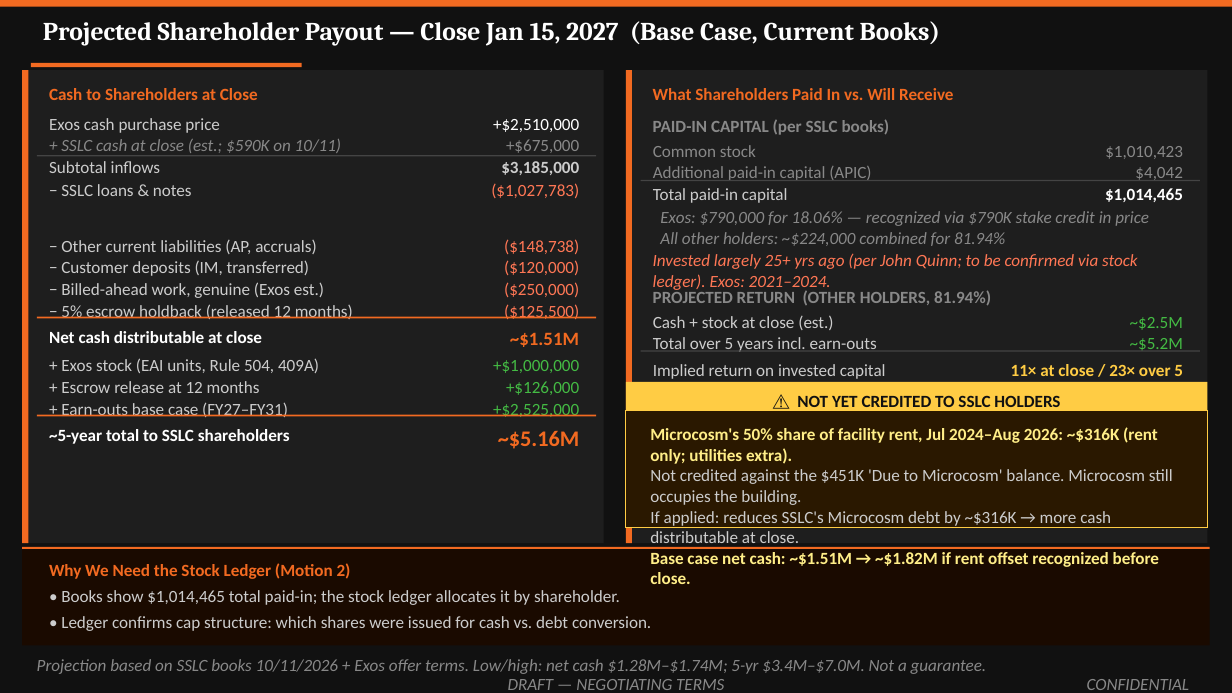
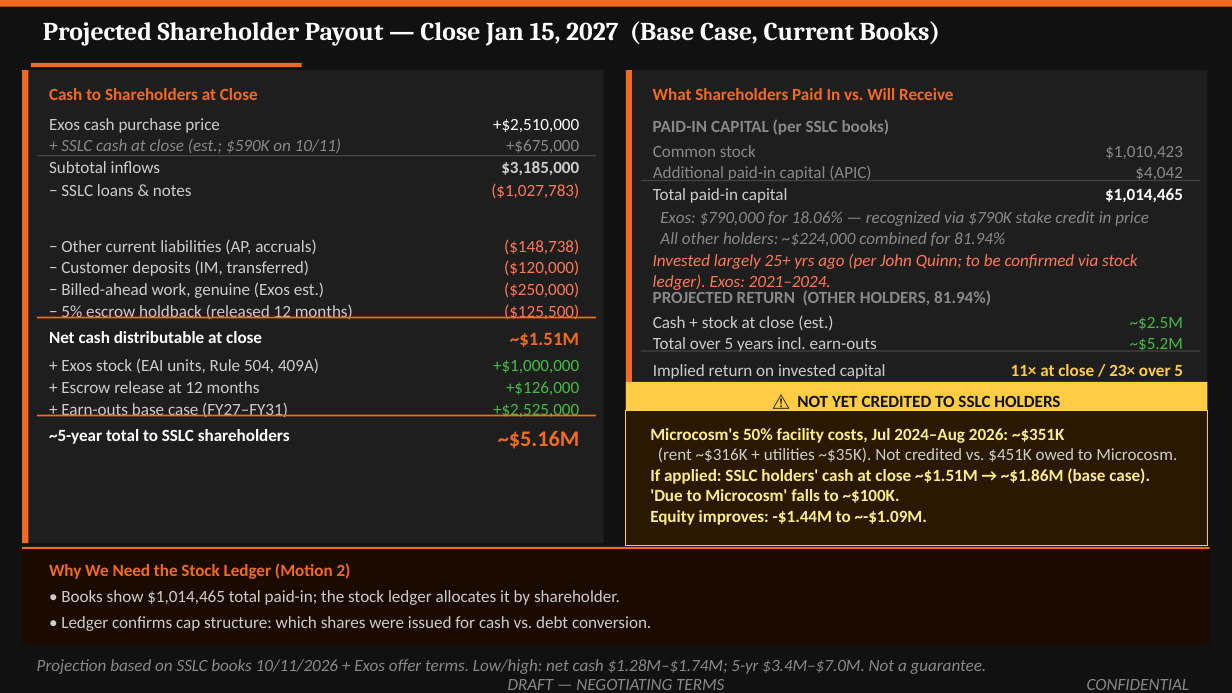
Before and after one commit to ExosAerospace/workspace, a slide deck: slide 11 of drafts/Exos_SSLC_Board_Offer_Overview_2026-10-10_r2.pptx. Drawn at 1232x693 pixels with LibreOffice and Linux fonts; fonts in the diff are those of the drawing. Boxes give left, top, right and bottom in pixels: in the first picture for what was removed or moved away, otherwise in the second. Text is boxed around its words. In the diff, an @@ line names an element or a change of style, - is before the commit and + after.

```diff
--- a/drafts/Exos_SSLC_Board_Offer_Overview_2026-10-10_r2.pptx
+++ b/drafts/Exos_SSLC_Board_Offer_Overview_2026-10-10_r2.pptx
@@ rectangle: place and size @@
-rectangle at (626, 410, 1207, 527)
+rectangle at (626, 410, 1207, 546)
@@ text at (650, 428, 1177, 525): text changed; text colour #CCCCCC to #FFEE88; bold on @@
-Microcosm's 50% share of facility rent, Jul 2024–Aug 2026: ~$316K (rent only; utilities extra).
-Not credited against the $451K 'Due to Microcosm' balance. Microcosm still occupies the building.
-If applied: reduces SSLC's Microcosm debt by ~$316K → more cash distributable at close.
-Base case net cash: ~$1.51M → ~$1.82M if rent offset recognized before close.
+Microcosm's 50% facility costs, Jul 2024–Aug 2026: ~$351K
+(rent ~$316K + utilities ~$35K). Not credited vs. $451K owed to Microcosm.
+If applied: SSLC holders' cash at close ~$1.51M → ~$1.86M (base case).
+'Due to Microcosm' falls to ~$100K.
+Equity improves: -$1.44M to ~-$1.09M.
```
Also in this commit, not shown: 2 other files.
